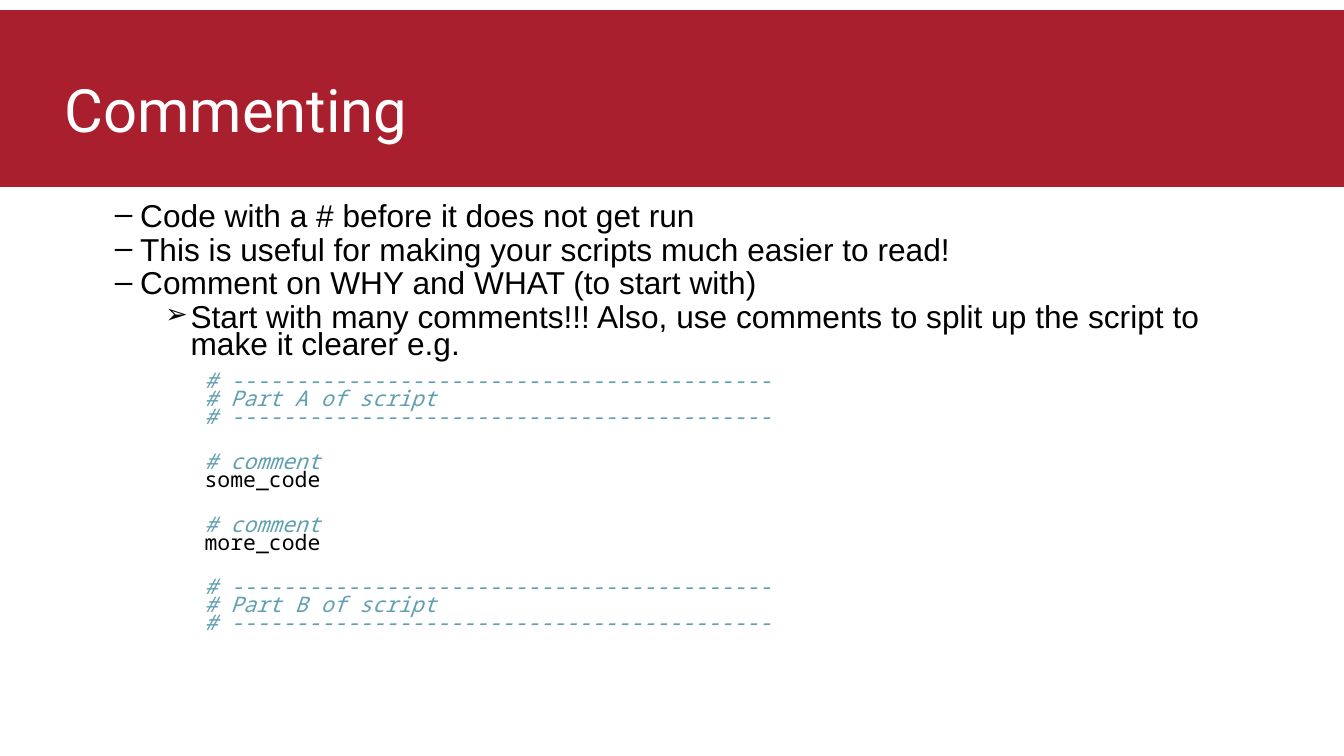
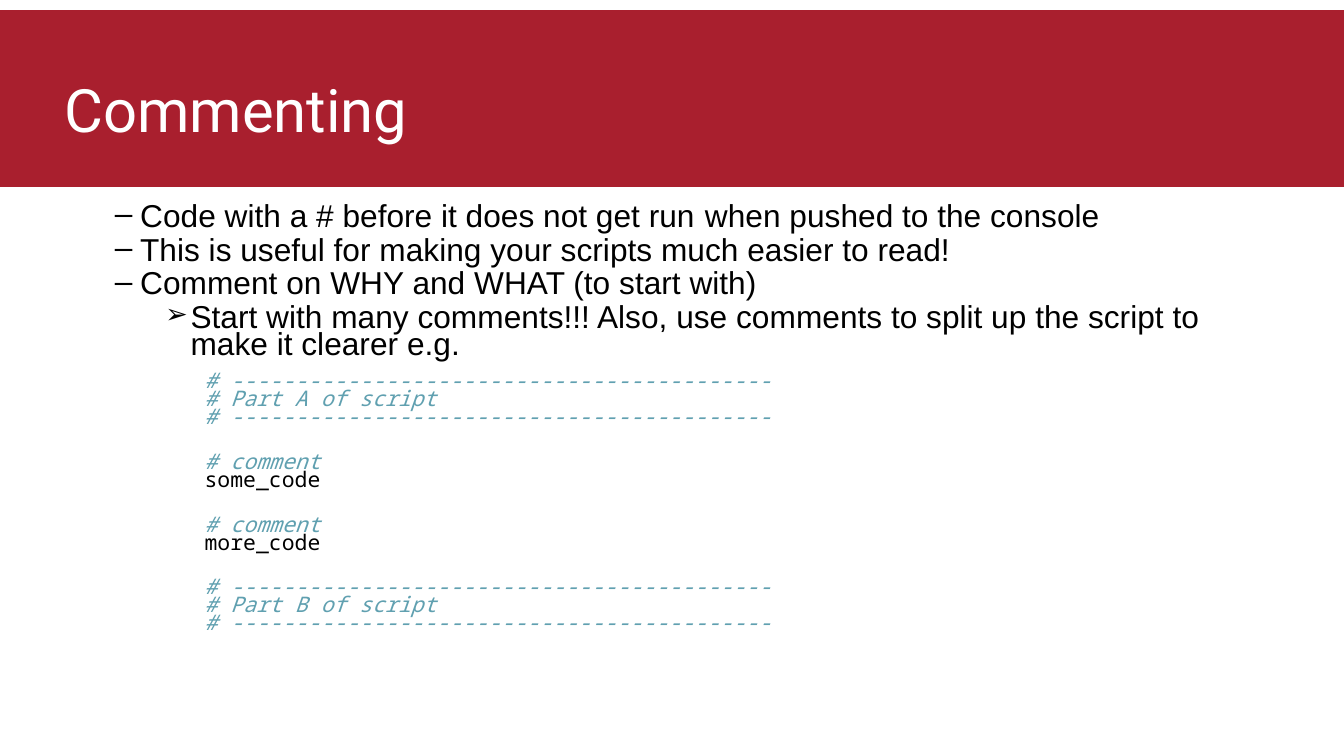
Before and after one commit to thomasbattram/how_to_write_a_script, a slide deck: slide 3 of slides/how_to_write_a_script.pptx. Drawn at 1344x756 pixels with LibreOffice and Linux fonts; fonts in the diff are those of the drawing; background and template pictures are left out. Boxes give left, top, right and bottom in pixels: in the first picture for what was removed or moved away, otherwise in the second. Text is boxed around its words. In the diff, an @@ line names an element or a change of style, - is before the commit and + after.

Commit message:
Updated slides

```diff
--- a/slides/how_to_write_a_script.pptx
+++ b/slides/how_to_write_a_script.pptx
@@ text at <box>140,204,1099,233</box>: text changed @@
-  – Code with a # before it does not get run
+  – Code with a # before it does not get run when pushed to the console
```
